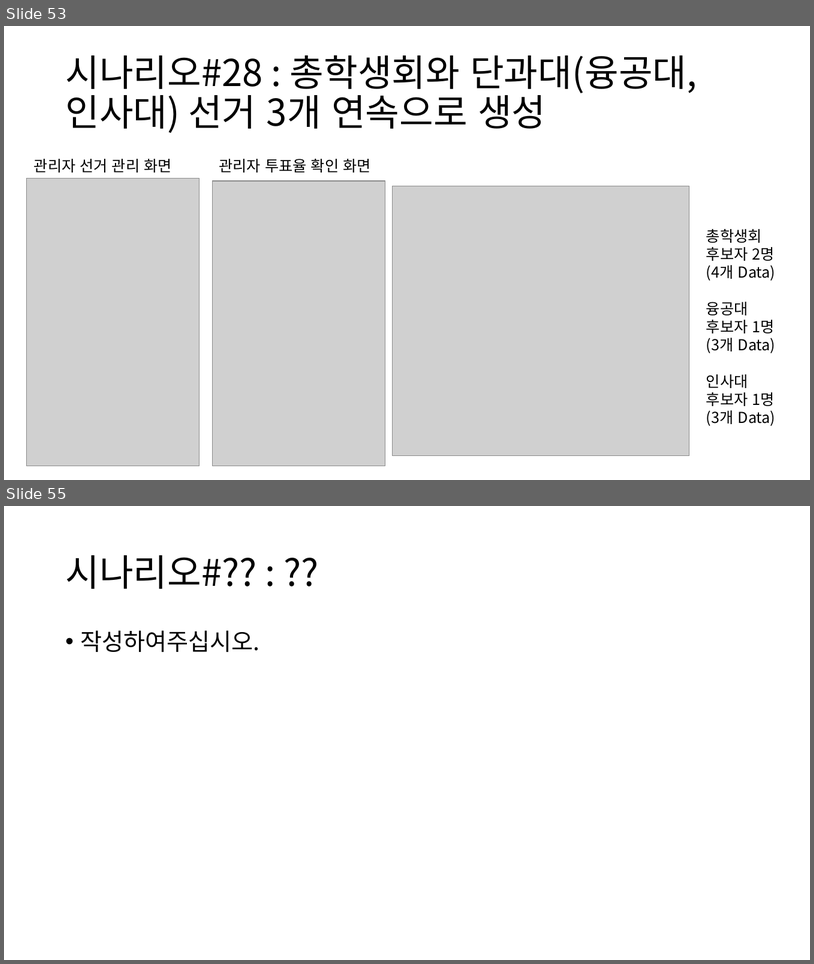
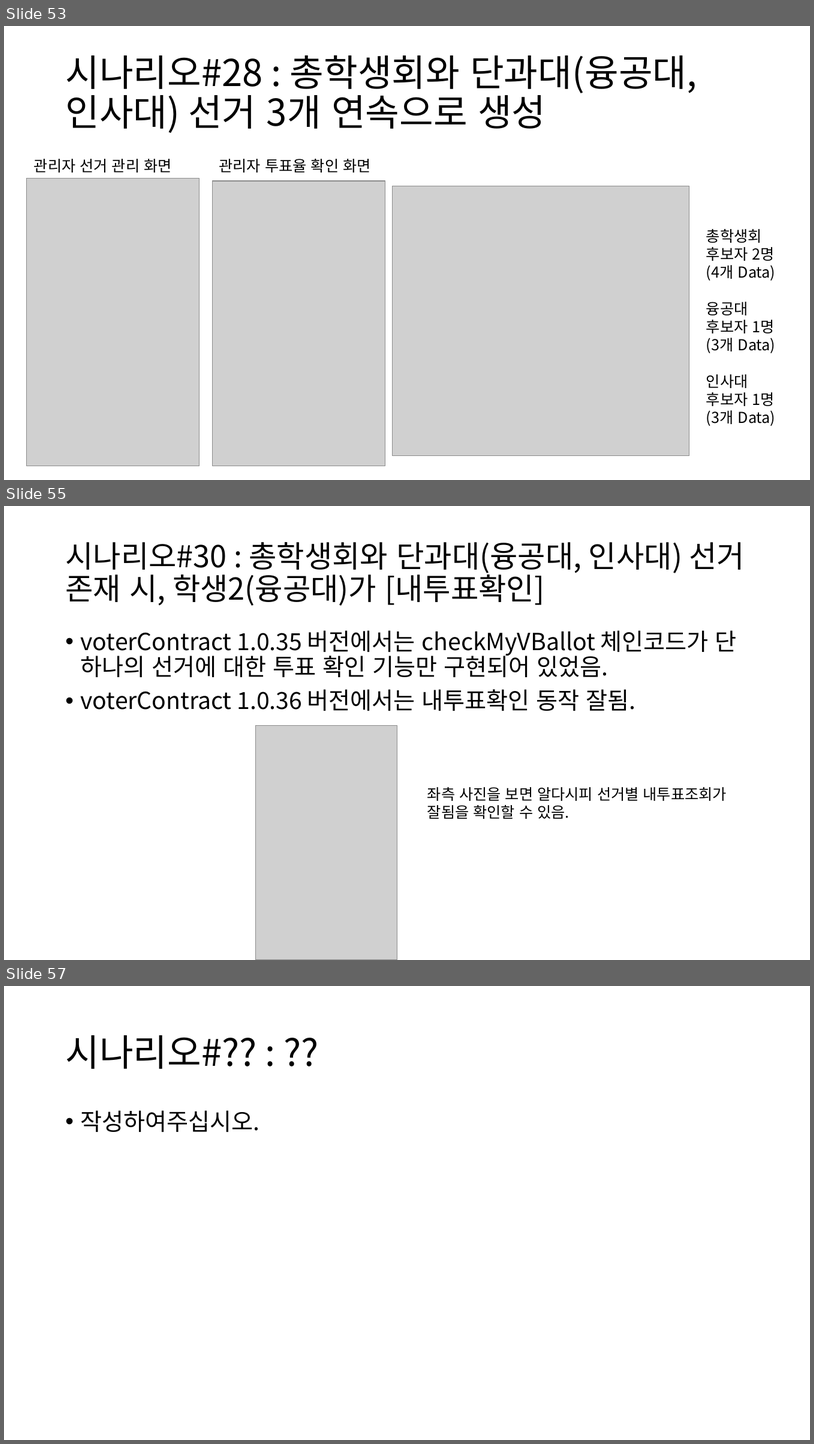
Before and after one commit to BL-UCKSS/evote-project, a slide deck: Document/Testcase/Testcase #1.pptx. Shown one above the other, each under a label of ours: slides 53 and 55 before the commit, slides 53, 55 and 57 after it; the slides between them are not shown. The pictures are 814x964 and 814x1444 pixels, drawn with LibreOffice and Linux fonts; fonts in the diff are those of the drawing; grey boxes stand for pictures. Boxes give left, top, right and bottom in pixels: in the first picture for what was removed or moved away, otherwise in the second. Text is boxed around its words. In the diff, an @@ line names an element or a change of style, - is before the commit and + after.

Commit message:
Testcase#1-2 - 시나리오#30까지 작성 완료함.

```diff
--- a/Document/Testcase/Testcase #1.pptx
+++ b/Document/Testcase/Testcase #1.pptx
@@ slide 55 added at <box>4,506,810,960</box>, background #FFFFFF @@
@@ title added at <box>65,542,745,606</box>, 36 pt, text #000000 @@
+시나리오#30 : 총학생회와 단과대(융공대, 인사대) 선거 존재 시, 학생2(융공대)가 [내투표확인]
@@ text added at <box>81,630,737,711</box>, 28 pt, text #000000 @@
+• voterContract 1.0.35 버전에서는 checkMyVBallot 체인코드가 단 하나의 선거에 대한 투표 확인 기능만 구현되어 있었음.
+• voterContract 1.0.36 버전에서는 내투표확인 동작 잘됨.
@@ picture added at <box>256,725,398,960</box> @@
@@ text added at <box>428,787,727,819</box>, 18 pt, text #000000 @@
+좌측 사진을 보면 알다시피 선거별 내투표조회가
+잘됨을 확인할 수 있음.
@@ what was slide 55 is now slide 57 @@
```
Also in this commit, not shown: 2 slides changed, 1 other slide added.
